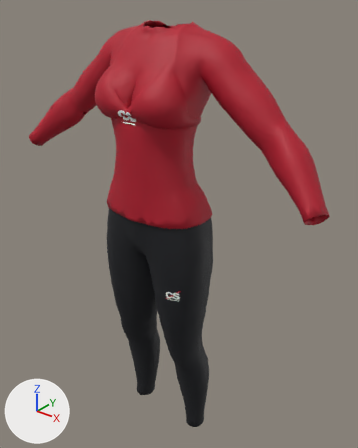
What one commit did to the glTF model public/coaches/mma-amara/tenues/bjj-nogi.glb.
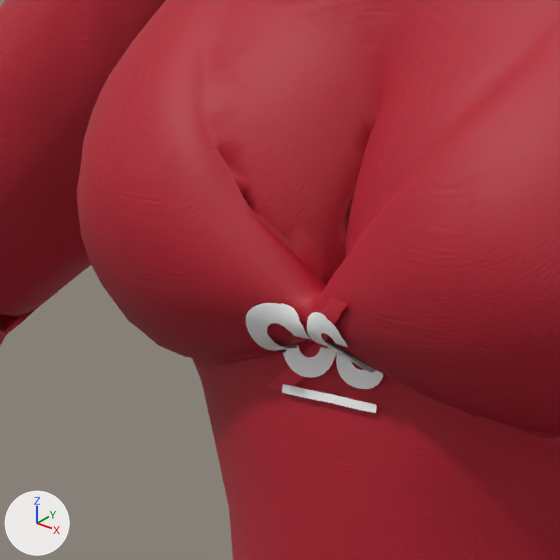
Each version is shown whole from a camera (50 mm lens) standing at (0.885, -0.986, 1.557) and looking at (0.023, 0.091, 0.888), then close up on the part from 24% to 45% of the width and 15% to 32% of the height. Lighting does not change. The marker at lower left points along +X, +Y and +Z. The last two pictures show the newer version. Where no turn or scale is listed for an object, it has been applied to the vertices. Vertices at exactly the same position are counted once.

The first close-up shows 'haut-rash-long', 'logo-cs'.
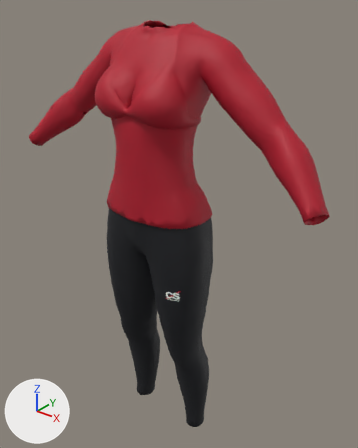
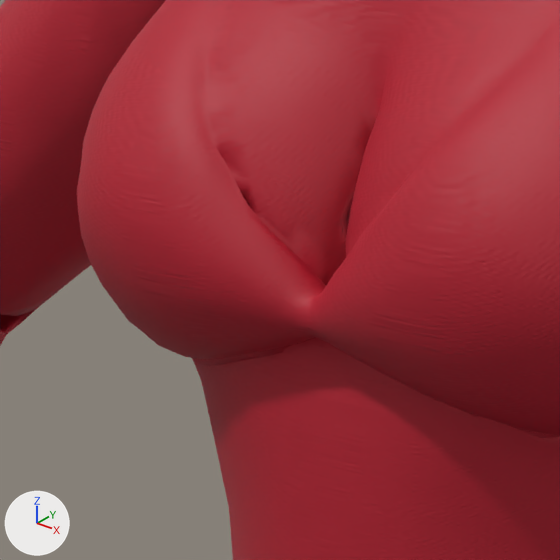
What differs and where, as boxes (x1, y1, x2, y2) in the close-ups (560 x 560 px):
'logo-cs', reshaped (not visible afterwards)
    before: (246, 298, 383, 413)

What the commit changed:
me_logo_012 is used by ob_logo_cs; location (0.0, 0.0, 0.9233).
me_logo_012 had 4621 vertices, 7756 faces and spanned x -0.047..0.15, y -0.105..0.14, z -0.187..0.361.
me_logo_012 now has 1105 vertices, 1780 faces and spans x 0.102..0.15, y -0.077..-0.056, z -0.187..-0.153.
me_logo_012 part 1: 8 loose pieces with 3516 vertices, spanning x -0.047..0.047, y -0.105..0.14, z 0.298..0.361, are deleted.
